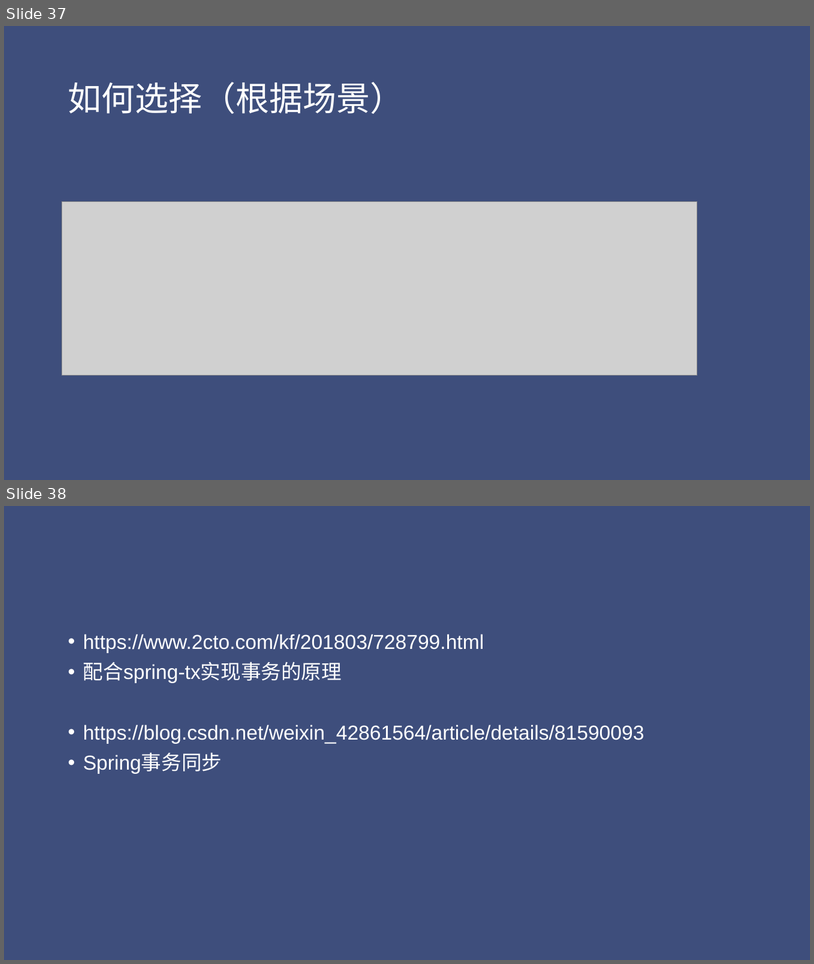
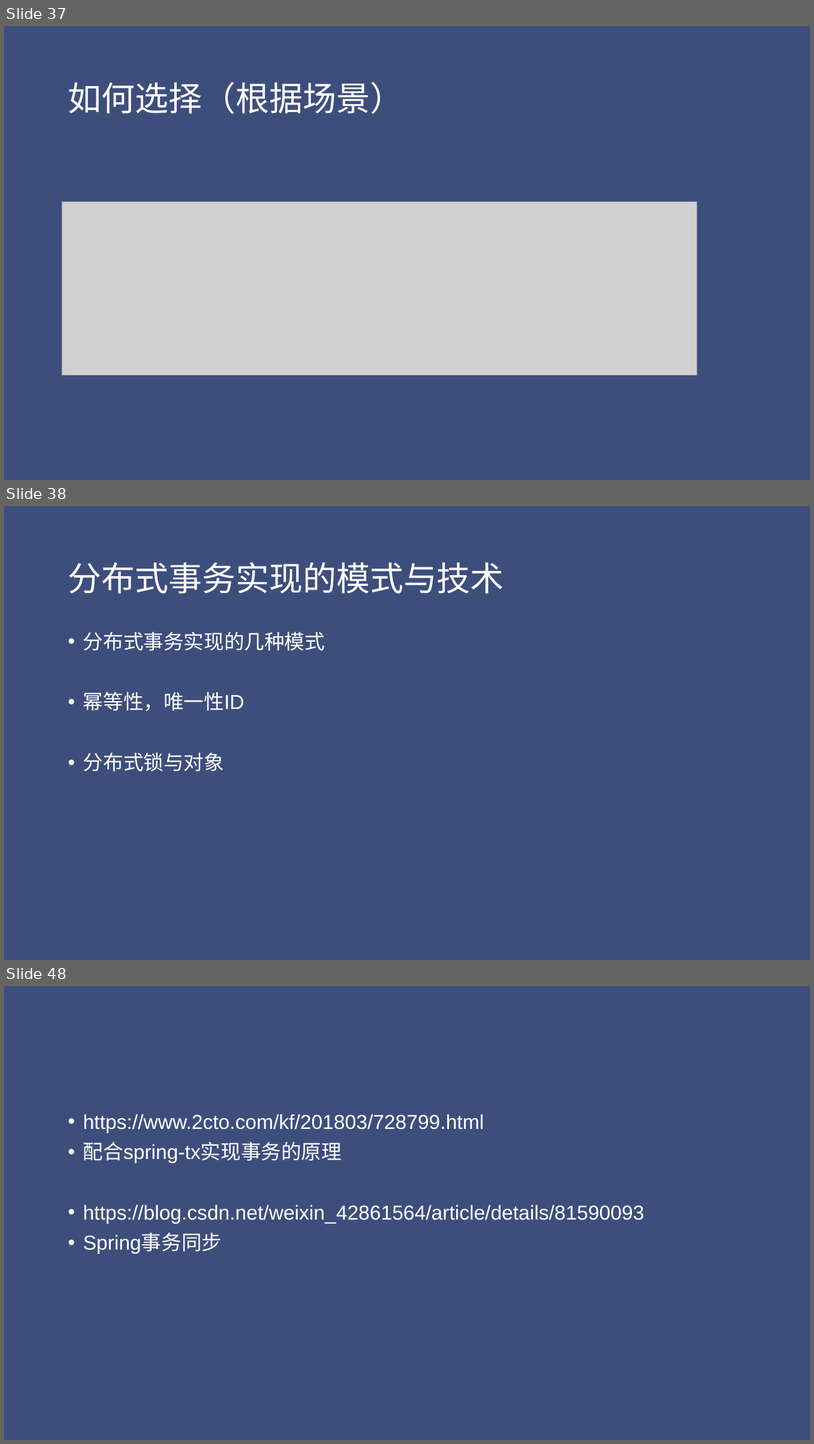
Before and after one commit to jungle0127/springcloudstudy, a slide deck: docs/distributedsystemtransaction.pptx. Shown one above the other, each under a label of ours: slides 37 and 38 before the commit, slides 37, 38 and 48 after it; the slides between them are not shown. The pictures are 814x964 and 814x1444 pixels, drawn with LibreOffice and Linux fonts; fonts in the diff are those of the drawing; grey boxes stand for pictures. Boxes give left, top, right and bottom in pixels: in the first picture for what was removed or moved away, otherwise in the second. Text is boxed around its words. In the diff, an @@ line names an element or a change of style, - is before the commit and + after.

```diff
--- a/docs/distributedsystemtransaction.pptx
+++ b/docs/distributedsystemtransaction.pptx
@@ slide 38 added at (x1=4, y1=506, x2=810, y2=960), background #3E4E7C @@
@@ title added at (x1=68, y1=562, x2=504, y2=594), 40 pt, text #FFFFFF @@
+分布式事务实现的模式与技术
@@ text added at (x1=83, y1=631, x2=325, y2=771), 24 pt, text #FFFFFF @@
+• 分布式事务实现的几种模式
+• 幂等性，唯一性ID
+• 分布式锁与对象
@@ what was slide 38 is now slide 48 @@
```
Also in this commit, not shown: 9 other slides added.
